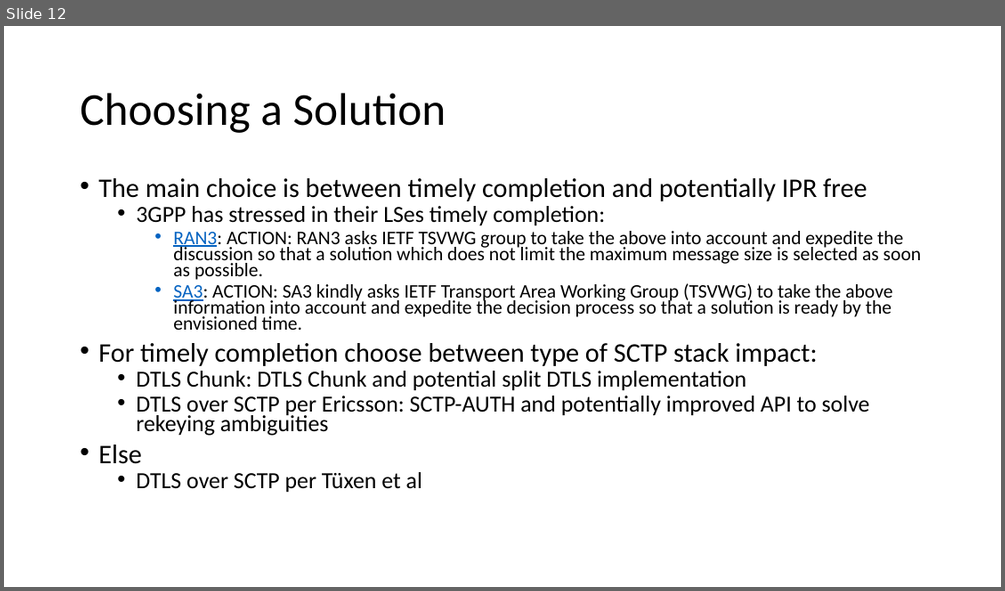
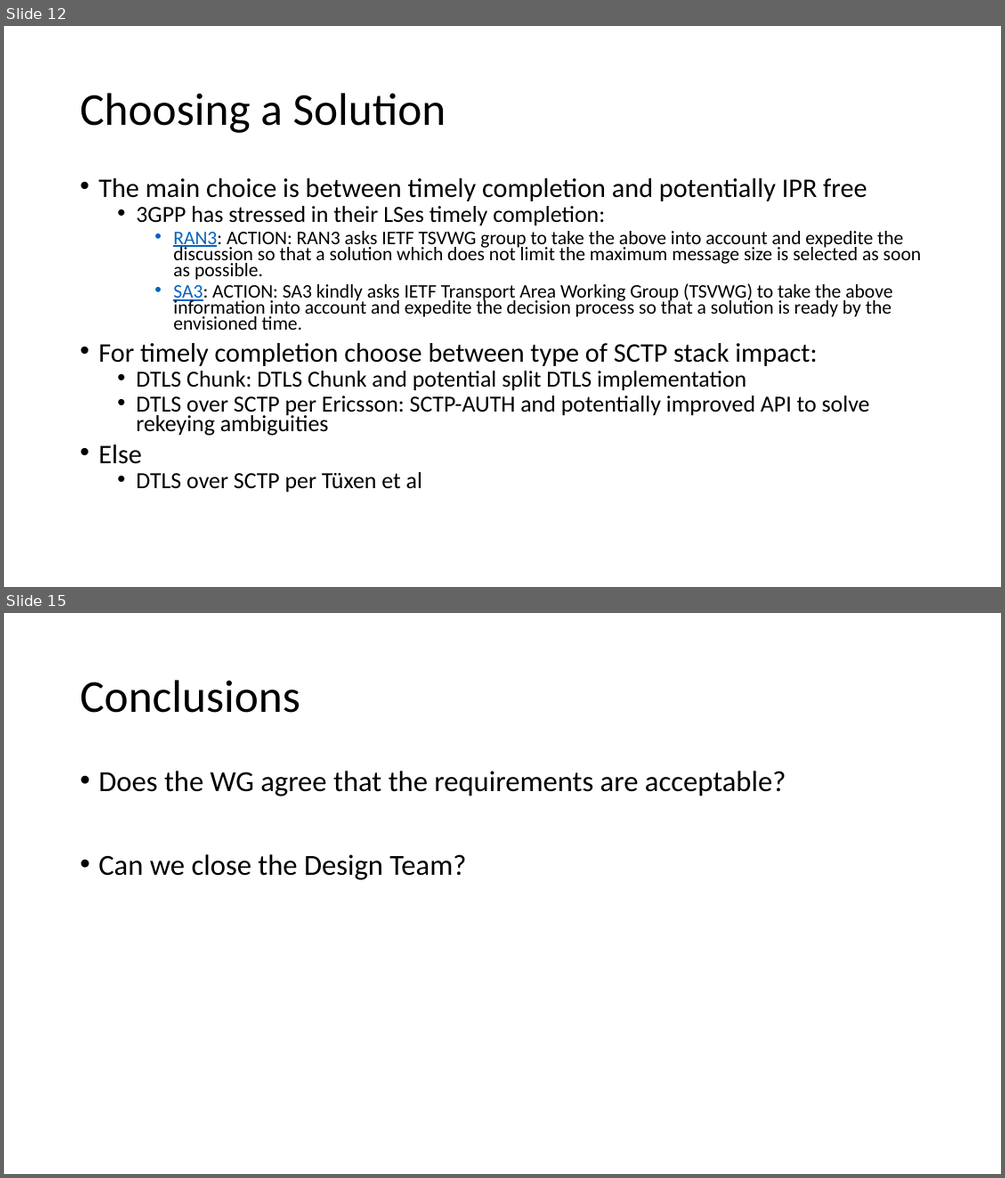
Before and after one commit to sctplab/sctp-dtls-requirements, a slide deck: dtls-for-sctp-design-team-report.pptx. Shown one above the other, each under a label of ours: slide 12 before the commit, slides 12 and 15 after it; the slides between them are not shown. The pictures are 1005x591 and 1005x1178 pixels, drawn with LibreOffice and Linux fonts; fonts in the diff are those of the drawing. Boxes give left, top, right and bottom in pixels: in the first picture for what was removed or moved away, otherwise in the second. Text is boxed around its words. In the diff, an @@ line names an element or a change of style, - is before the commit and + after.

```diff
--- a/dtls-for-sctp-design-team-report.pptx
+++ b/dtls-for-sctp-design-team-report.pptx
@@ slide 15 added at <box>4,613,1001,1174</box>, background #FFFFFF @@
@@ title added at <box>80,680,300,713</box>, 44 pt, text #000000 @@
+Conclusions
@@ text added at <box>98,771,786,880</box>, 28 pt, text #000000 @@
+• Does the WG agree that the requirements are acceptable?
+• Can we close the Design Team?
```
Also in this commit, not shown: 1 slide changed, 1 other slide added, 1 slide removed.
